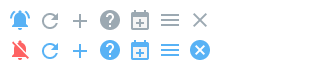
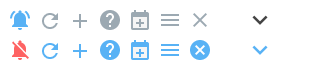
Two versions of the same layered image (w=310, h=70). Layer-by-layer changes:
added layer "expand_more" (1st of 4) above "expand_more" over [left=252, top=15, right=268, bottom=25]
added layer "expand_more" (3rd of 4) above "expand_more" over [left=252, top=45, right=268, bottom=55]
